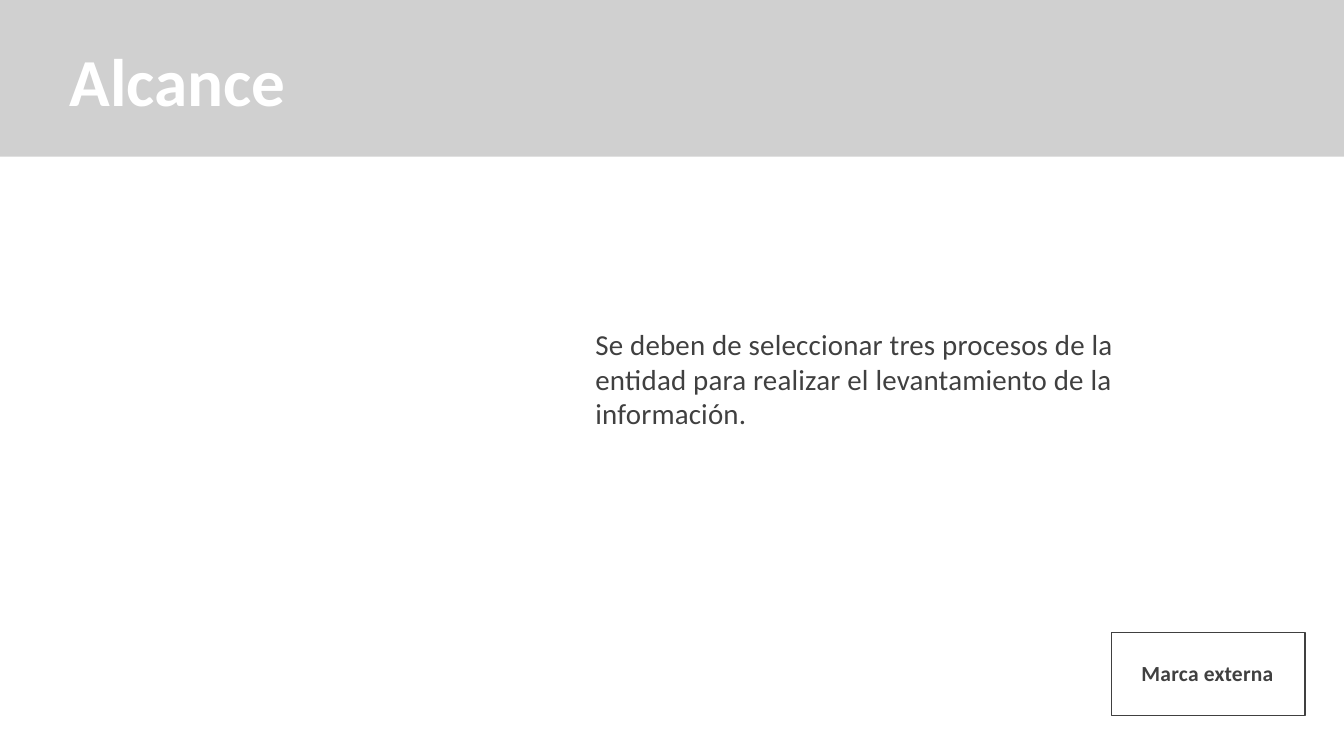
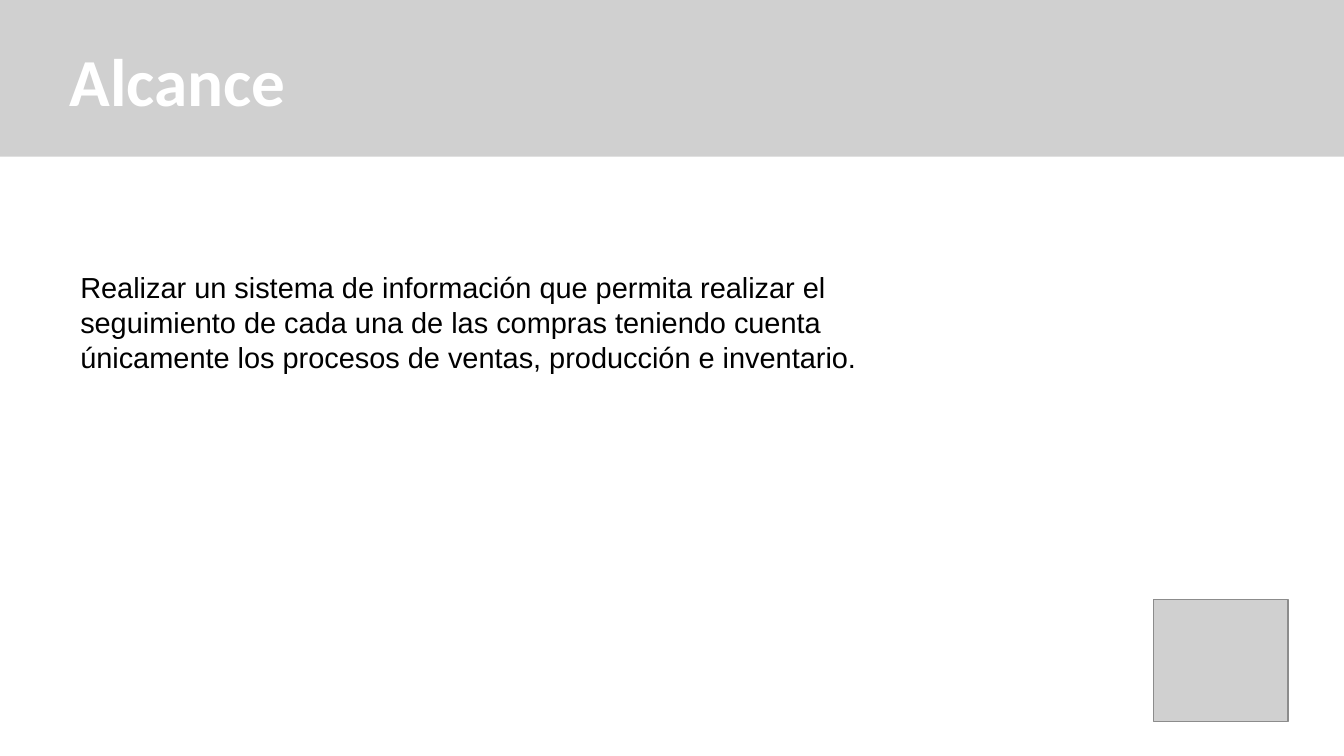
Before and after one commit to tataAntolinez/JOYASPRECIOSAS3D, a slide deck: slide 16 of app/app_documentacion/1er_trim/1_1_1_presentacion_proyecto-convertido (1).pptx (slide 17 before the commit). Drawn at 1344x756 pixels with LibreOffice and Linux fonts; fonts in the diff are those of the drawing; grey boxes stand for pictures. Boxes give left, top, right and bottom in pixels: in the first picture for what was removed or moved away, otherwise in the second. Text is boxed around its words. In the diff, an @@ line names an element or a change of style, - is before the commit and + after.

```diff
--- a/app/app_documentacion/1er_trim/1_1_1_presentacion_proyecto-convertido (1).pptx
+++ b/app/app_documentacion/1er_trim/1_1_1_presentacion_proyecto-convertido (1).pptx
@@ text at (x1=80, y1=276, x2=856, y2=373): text changed; font Calibri to Arial; text colour #404040 to #000000 @@
-Se deben de seleccionar tres procesos de la entidad para realizar el levantamiento de la información.
+Realizar un sistema de información que permita realizar el seguimiento de cada una de las compras teniendo cuenta únicamente los procesos de ventas, producción e inventario.
@@ picture added at (x1=1153, y1=599, x2=1288, y2=722) @@
@@ rectangle removed at (x1=1111, y1=633, x2=1305, y2=716) @@
-Marca externa
```
Also in this commit, not shown: 7 other slides changed, 9 slides added, 10 slides removed, 10 other files.
